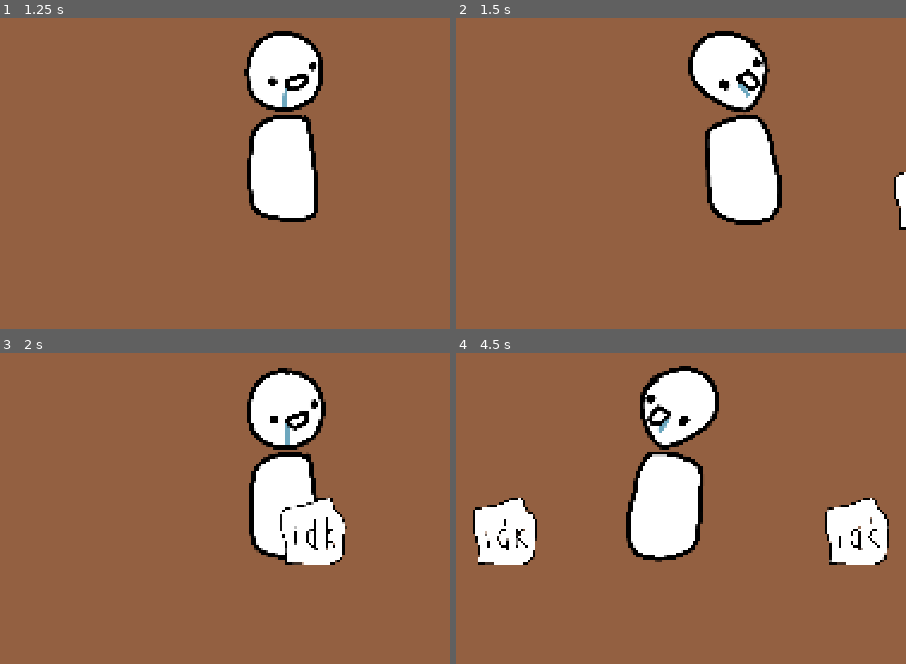
Above: before the commit, frames 1-4 (two rows, left to right).
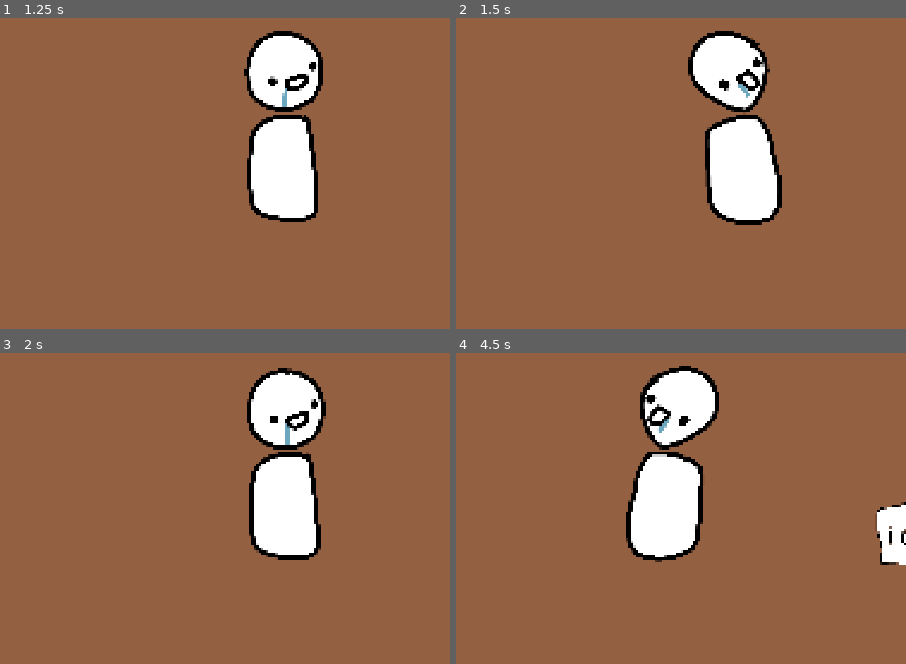
Above: after the commit, the same moments.

Repository: IMOitself/godot-game-idk
Game: Godot game, scene res://scenes/game.tscn
The game is run twice, just before and just after one commit, with the same random seed, the same clock (stepped at 60 frames per second) and the same inputs.
Inputs (mouse positions are in pixels of both pictures, inside the frame that each line leads up to):
- Up to frame 1 (1.25 s): move the mouse to (324, 217) at 0.52 s; hold D (move_right) from 0.53 s (still down); click (324, 217) at 0.6 s; tap Space (jump) at 0.77 s
- Up to frame 2 (1.5 s): keep holding D (move_right); move the mouse to (591, 294) at 1.27 s; click (591, 294) at 1.35 s
- Up to frame 3 (2 s): keep holding D (move_right); tap Space (jump) at 1.52 s
- Up to frame 4 (4.5 s): move the mouse to (726, 415) at 2.02 s; release D (move_right) at 2.03 s; hold A (move_left) 2.03-2.78 s; click (726, 415) at 2.1 s; move the mouse to (outside the picture) at 2.77 s; hold D (move_right) 2.78-4.28 s; click (outside the picture) at 2.85 s; tap Space (jump) at 3.02, 3.77 s; move the mouse to (outside the picture) at 3.52 s; click (outside the picture) at 3.6 s; move the mouse to (546, 471) at 4.27 s; hold A (move_left) from 4.28 s (still down); click (546, 471) at 4.35 s

Frame 1 is identical in both runs. In frame 2, 0.4% of the frame differs, in the area x 97-100%, y 49-69%; in frame 3, 1.7%; in frame 4, 5.8%, in the area x 3-100%, y 46-69%.

Commit message:
feat: selectable items, scale it for visual

Diff:
--- a/scenes/game.tscn
+++ b/scenes/game.tscn
@@ -1,5 +1,6 @@
 [gd_scene format=4 uid="uid://cowqwac3otksl"]
 
+[ext_resource type="Script" uid="uid://djlb1nrpaewbf" path="res://scripts/game.gd" id="1_kvpfn"]
 [ext_resource type="Texture2D" uid="uid://m5neike0dm7i" path="res://assets/backgrounds/bunker.jpg" id="1_u5sy4"]
 [ext_resource type="Texture2D" uid="uid://c4mcfduxgsjru" path="res://assets/backgrounds/cavern.jpg" id="2_gee14"]
 [ext_resource type="Texture2D" uid="uid://40b1piywu44e" path="res://assets/backgrounds/forest.jpg" id="3_0tnpc"]
@@ -58,18 +59,19 @@
 sources/6 = SubResource("TileSetAtlasSource_ssvqc")
 
 [sub_resource type="RectangleShape2D" id="RectangleShape2D_jpwme"]
-size = Vector2(757, 925)
+size = Vector2(500, 925)
 
 [sub_resource type="RectangleShape2D" id="RectangleShape2D_w5ctp"]
-size = Vector2(1550, 2059)
+size = Vector2(1142, 2059)
 
 [sub_resource type="RectangleShape2D" id="RectangleShape2D_qa133"]
-size = Vector2(5829, 933)
+size = Vector2(4674, 933)
 
 [node name="game" type="Node2D" unique_id=49382964]
+script = ExtResource("1_kvpfn")
 
 [node name="TileMapLayer" type="TileMapLayer" parent="." unique_id=309437503]
-tile_map_data = PackedByteArray("AAAAAP//BgAAAAAAAAABAP//BgA …(607 unchanged characters)… AAAAAAAAABAP7/BgAAAAAAAAARAP//AQAAAAAAAAA=")
+tile_map_data = PackedByteArray("AAAAAP//BgAAAAAAAAABAP//BgA …(607 unchanged characters)… AAAAAAAAABAP7/BgAAAAAAAAARAP//AQAAAAAAAAD/////BgAAAAAAAAA=")
 tile_set = SubResource("TileSet_jpwme")
 
 [node name="player" parent="." unique_id=2029330779 instance=ExtResource("5_0tnpc")]
@@ -89,13 +91,13 @@
 [node name="secretone" type="Node" parent="." unique_id=1482280895]
 
 [node name="secretone" parent="secretone" unique_id=1166651067 instance=ExtResource("8_gee14")]
-position = Vector2(521, -1339)
+position = Vector2(337, -1339)
 scale = Vector2(0.7, 0.7)
 
 [node name="stop-from-kissing-it" type="StaticBody2D" parent="secretone" unique_id=896835713]
 
 [node name="CollisionShape2D" type="CollisionShape2D" parent="secretone/stop-from-kissing-it" unique_id=250990363]
-position = Vector2(375.5, -1581.5)
+position = Vector2(247, -1581.5)
 shape = SubResource("RectangleShape2D_jpwme")
 
 [node name="on_left_edge" type="Area2D" parent="." unique_id=232701968 node_paths=PackedStringArray("camera")]
@@ -104,7 +106,7 @@
 camera = NodePath("../player/Camera2D")
 
 [node name="left_edge" type="CollisionShape2D" parent="on_left_edge" unique_id=2051581908]
-position = Vector2(207, 0)
+position = Vector2(3, 0)
 shape = SubResource("RectangleShape2D_w5ctp")
 
 [node name="spawners" type="Node" parent="." unique_id=878847307]
@@ -113,5 +115,5 @@
 script = ExtResource("10_vtaks")
 
 [node name="CollisionShape2D" type="CollisionShape2D" parent="spawners/spawner1" unique_id=811939157]
-position = Vector2(5186.5, -1585.5)
+position = Vector2(5764, -1585.5)
 shape = SubResource("RectangleShape2D_qa133")
--- a/scenes/item.tscn
+++ b/scenes/item.tscn
@@ -1,6 +1,7 @@
 [gd_scene format=3 uid="uid://d033d4poyb1a"]
 
 [ext_resource type="Texture2D" uid="uid://ecf735nhah5j" path="res://assets/items/item.png" id="1_4gq7n"]
+[ext_resource type="Script" uid="uid://biwdcp23fimbh" path="res://scripts/item.gd" id="1_s8enn"]
 
 [sub_resource type="SpriteFrames" id="SpriteFrames_jpwme"]
 animations = [{
@@ -14,16 +15,18 @@
 }]
 
 [sub_resource type="RectangleShape2D" id="RectangleShape2D_w5ctp"]
-size = Vector2(939.99994, 433.33328)
+size = Vector2(173.33334, 130)
 
 [node name="item" type="Area2D" unique_id=1869709803]
+script = ExtResource("1_s8enn")
 
 [node name="AnimatedSprite2D" type="AnimatedSprite2D" parent="." unique_id=891852371]
 scale = Vector2(0.3, 0.3)
 sprite_frames = SubResource("SpriteFrames_jpwme")
 animation = &"idle"
+autoplay = "idle"
 
 [node name="CollisionShape2D" type="CollisionShape2D" parent="." unique_id=909402360]
-position = Vector2(1.0000005, 15.000004)
+position = Vector2(-0.9999962, 60.499996)
 scale = Vector2(0.3, 0.3)
 shape = SubResource("RectangleShape2D_w5ctp")
--- /dev/null
+++ b/scripts/game.gd
@@ -0,0 +1,21 @@
+extends Node2D
+
+
+# SELECTABLE ITEMS LOGIC
+
+var selected_item = null
+
+func _on_item_entered(item):
+	# old
+	if selected_item and selected_item != item: selected_item.scale = Vector2(1, 1)
+
+	selected_item = item
+	selected_item.scale = Vector2(1.1, 1.1)
+	print("a")
+
+func _on_item_exited(item):
+	if selected_item == item:
+		selected_item.scale = Vector2(1, 1)
+		selected_item = null
+
+# =========================
--- /dev/null
+++ b/scripts/item.gd
@@ -0,0 +1,16 @@
+extends Area2D
+
+signal entered(item)
+signal exited(item)
+
+func _ready() -> void:
+	body_entered.connect(_on_body_entered)
+	body_exited.connect(_on_body_exited)
+
+func _on_body_entered(body):
+	if body.name == "player":
+		entered.emit(self)
+
+func _on_body_exited(body):
+	if body.name == "player":
+		exited.emit(self)
--- a/scripts/spawners/spawner_1.gd
+++ b/scripts/spawners/spawner_1.gd
@@ -5,16 +5,16 @@
 
 @onready var collision_shape: CollisionShape2D = $CollisionShape2D
 
-func _ready() -> void:
-	body_entered.connect(_on_body_entered)
-	body_exited.connect(_on_body_exited)
+func _ready():
+	body_entered.connect(_on_spawner_entered)
+	body_exited.connect(_on_spawner_exited)
 
-func _on_body_entered(body):
+func _on_spawner_entered(body):
 	if body.name == "player":
 		for i in range(10):
 			spawn_item()
 
-func _on_body_exited(body):
+func _on_spawner_exited(body):
 	if body.name == "player":
 		clear_all_items()
 
@@ -25,9 +25,10 @@
 	var item = ITEM.instantiate()
 	item.position = collision_shape.position + Vector2(x, SPAWN_Y)
 	item.add_to_group("items")
+	var game = get_tree().current_scene
+	item.entered.connect(game._on_item_entered)
+	item.exited.connect(game._on_item_exited)
 	add_child(item)
 
 func clear_all_items():
-	for child in get_children():
-		if child.is_in_group("items"):
-			child.queue_free()
+	for child in get_children(): if child.is_in_group("items"): child.queue_free()
Not shown, added: scripts/game.gd.uid
Not shown, added: scripts/item.gd.uid
